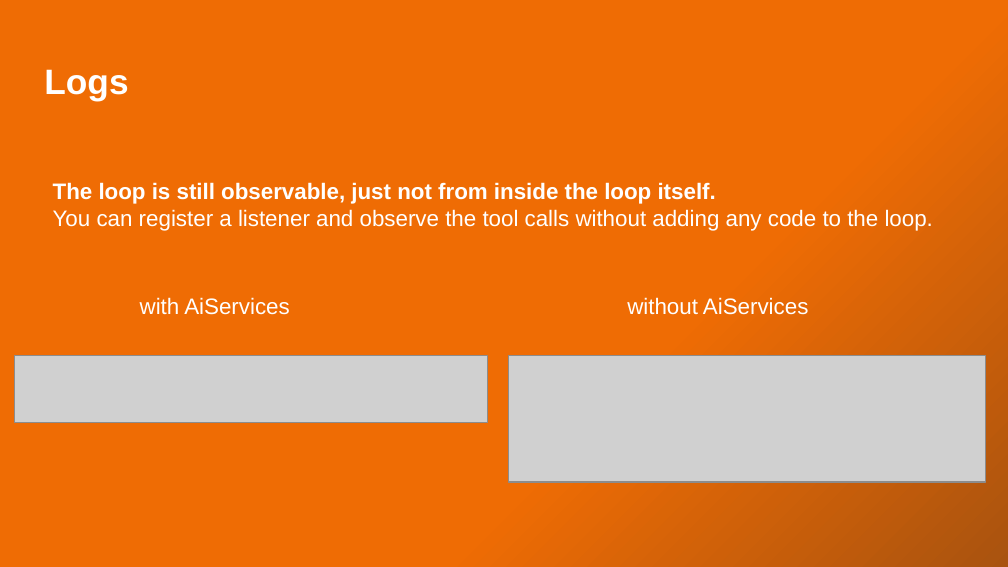
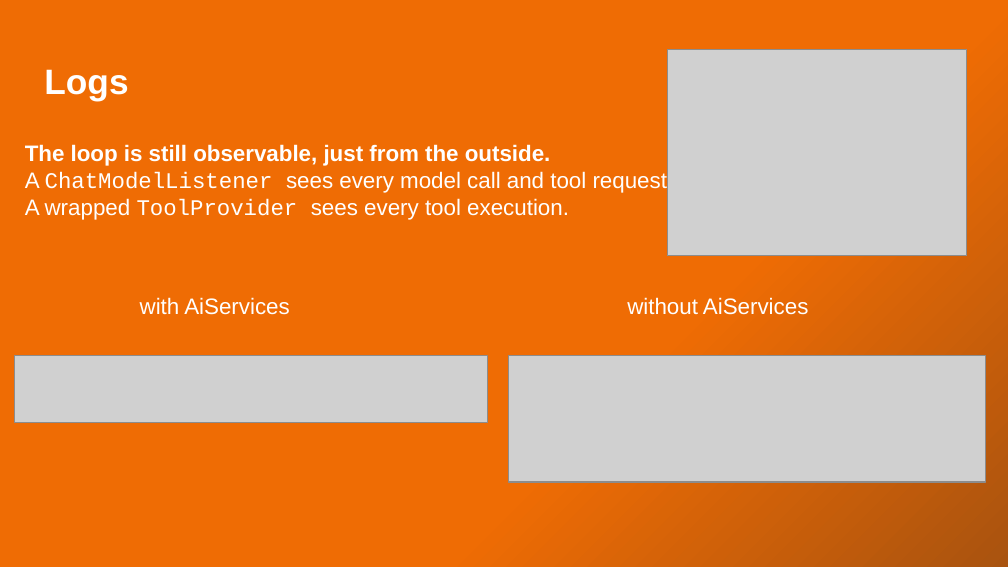
Before and after one commit to xkondix/ai-agents-JAVA-SPRING, a slide deck: slide 22 of presentations/The Agent Is a Loop .pptx. Drawn at 1008x567 pixels with LibreOffice and Linux fonts; fonts in the diff are those of the drawing; grey boxes stand for pictures. Boxes give left, top, right and bottom in pixels: in the first picture for what was removed or moved away, otherwise in the second. Text is boxed around its words. In the diff, an @@ line names an element or a change of style, - is before the commit and + after.

Commit message:
presentation_1_refactor_v2

```diff
--- a/presentations/The Agent Is a Loop .pptx
+++ b/presentations/The Agent Is a Loop .pptx
@@ picture added at <box>667,49,967,256</box> @@
@@ text at <box>25,144,674,220</box>: text changed @@
-The loop is still observable, just not from inside the loop itself.
-You can register a listener and observe the tool calls without adding any code to the loop.
+The loop is still observable, just from the outside.
+A ChatModelListener sees every model call and tool request.
+A wrapped ToolProvider sees every tool execution.
```
Also in this commit, not shown: 16 other slides changed, 2 slides added, 1 slide removed, 26 other files.
